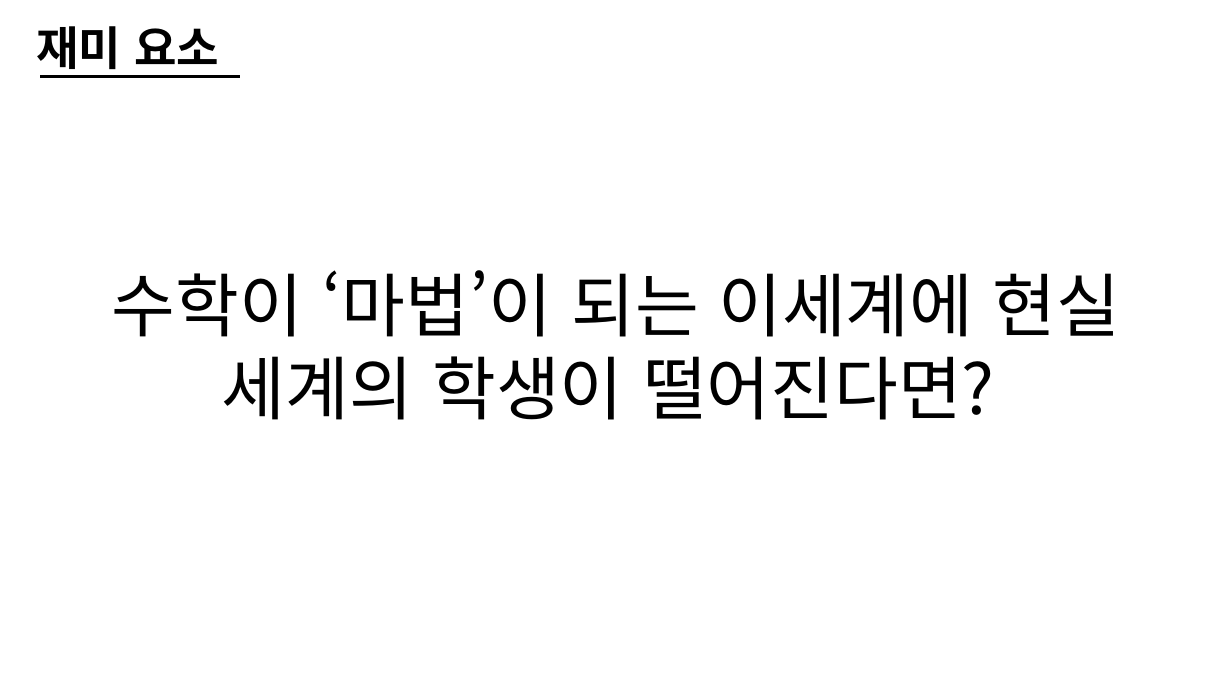
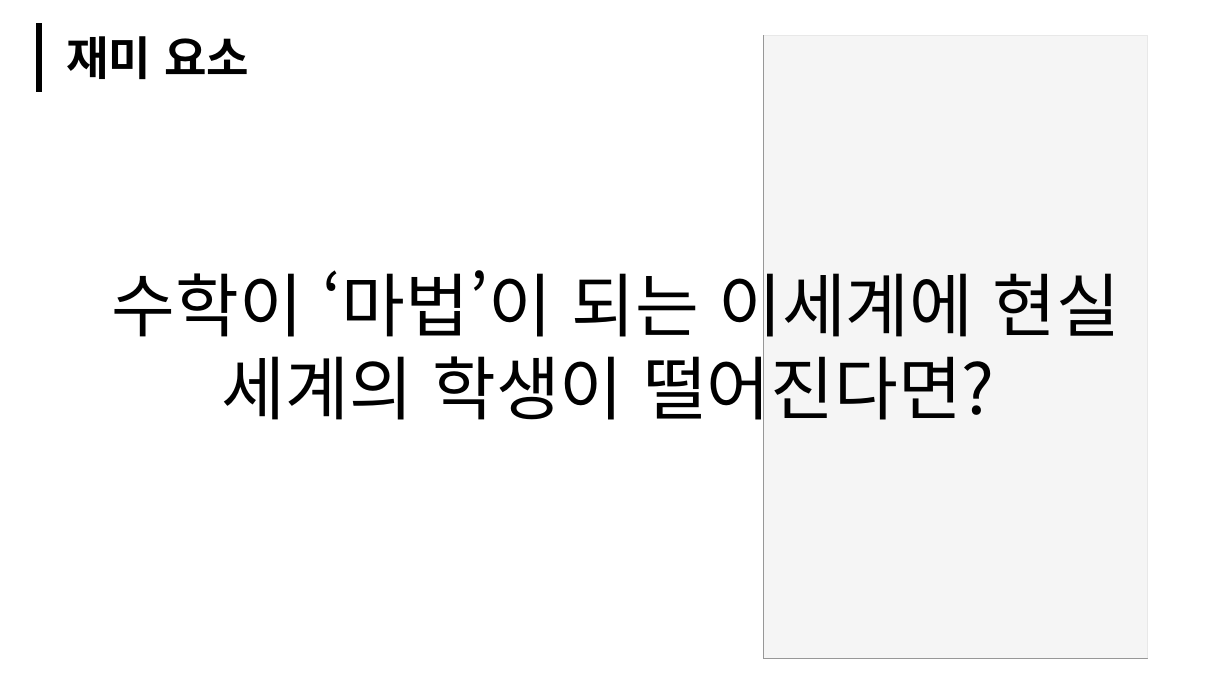
Before and after one commit to Bandyck/Design, a slide deck: slide 5 of 컨셉PT_Serious_임경태.pptx. Drawn at 1232x693 pixels with LibreOffice and Linux fonts; fonts in the diff are those of the drawing; grey boxes stand for pictures. Boxes give left, top, right and bottom in pixels: in the first picture for what was removed or moved away, otherwise in the second. Text is boxed around its words. In the diff, an @@ line names an element or a change of style, - is before the commit and + after.

```diff
--- a/컨셉PT_Serious_임경태.pptx
+++ b/컨셉PT_Serious_임경태.pptx
@@ line added from (39, 23) to (39, 92), #000000 5 pt @@
@@ text "재미 요소" rewrapped from [36, 26, 219, 77] to [66, 36, 249, 79] @@
@@ picture added at [764, 35, 1149, 658] @@
@@ rectangle added at [764, 35, 1151, 659], fill #FFFFFF at 80% opacity @@
@@ line removed from (40, 77) to (240, 77) @@
```
Also in this commit, not shown: 7 other slides changed, 8 slides added, 2 slides removed, 2 other files.
